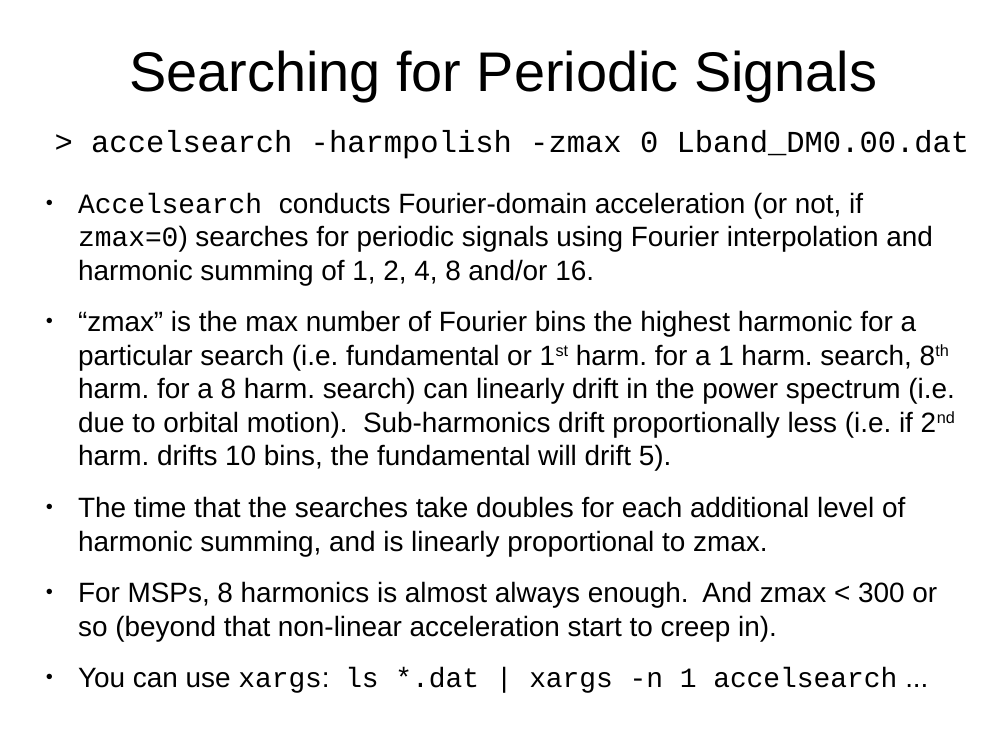
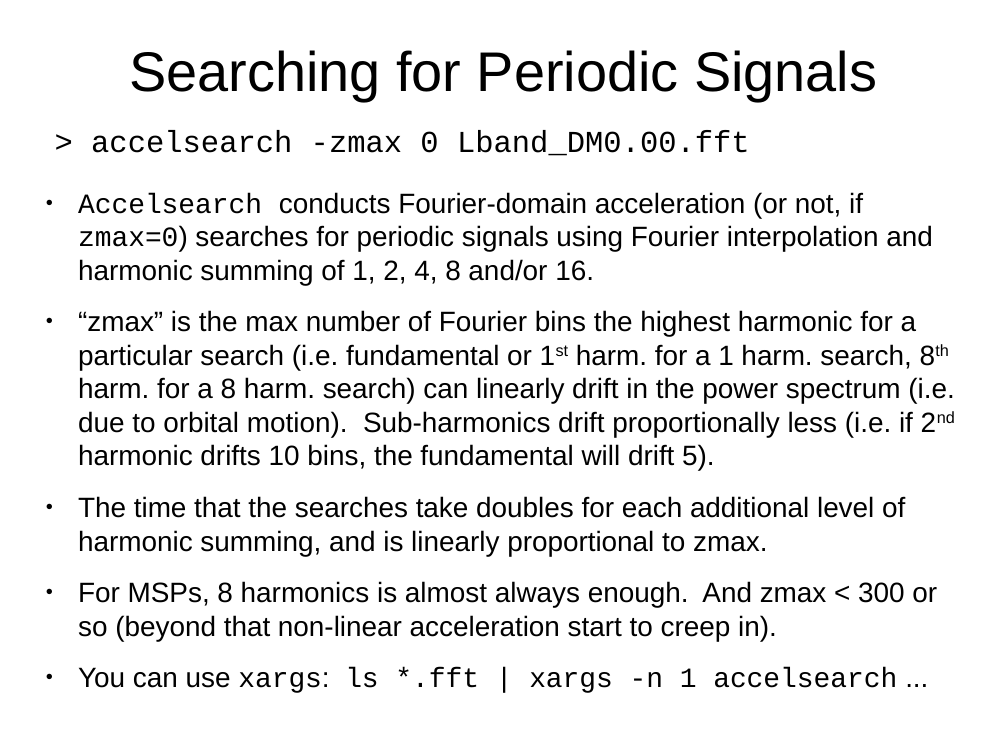
Before and after one commit to scottransom/presto, a slide deck: slide 20 of docs/PRESTO_search_tutorial.odp. Drawn at 1008x756 pixels with LibreOffice and Linux fonts; fonts in the diff are those of the drawing. Boxes give left, top, right and bottom in pixels: in the first picture for what was removed or moved away, otherwise in the second. Text is boxed around its words. In the diff, an @@ line names an element or a change of style, - is before the commit and + after.

```diff
--- a/docs/PRESTO_search_tutorial.odp
+++ b/docs/PRESTO_search_tutorial.odp
@@ text at [91,130,750,156]: text changed @@
-> accelsearch -harmpolish -zmax 0 Lband_DM0.00.dat
+> accelsearch -zmax 0 Lband_DM0.00.fft
@@ text at [78,310,954,471]: text changed @@
-● “zmax” is the max number of Fourier bins the highest harmonic for a particular search (i.e. fundamental or 1st harm. for a 1 harm. search, 8th harm. for a 8 harm. search) can linearly drift in the power spectrum (i.e. due to orbital motion). Sub-harmonics drift proportionally less (i.e. if 2nd harm. drifts 10 bins, the fundamental will drift 5).
+● “zmax” is the max number of Fourier bins the highest harmonic for a particular search (i.e. fundamental or 1st harm. for a 1 harm. search, 8th harm. for a 8 harm. search) can linearly drift in the power spectrum (i.e. due to orbital motion). Sub-harmonics drift proportionally less (i.e. if 2nd harmonic drifts 10 bins, the fundamental will drift 5).
@@ text at [78,667,897,693]: text changed @@
-● You can use xargs: ls *.dat | xargs -n 1 accelsearch ...
+● You can use xargs: ls *.fft | xargs -n 1 accelsearch ...
```
Also in this commit, not shown: 1 other slide changed, 1 other file.
